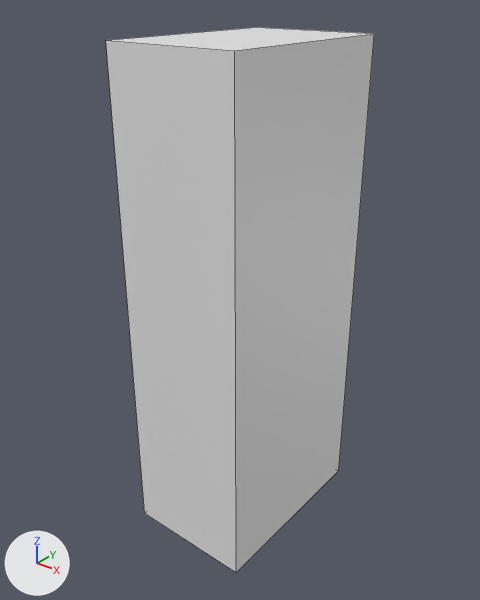
Two versions of the FBX model Assets/Models/Modular Kit/Set Buildings/40x60_Building.fbx, one commit apart.
Before and after are seen from a camera (50 mm lens) standing at (92.7, -174.1, 163.7) and looking at (-21.6, -31.2, 75.1). Lighting does not change. The marker at lower left points along +X, +Y and +Z. Mesh edges are drawn as thin lines.

Script lines for the objects in view, before the commit:
```python
me_cube_001 = bpy.data.meshes.new('Cube.001')
me_cube_001.from_pydata(...)  # a box spanning x -2.0..0.0, y 0.0..2.0, z 0.0..2.0
ob_cube = bpy.data.objects.new('Cube', me_cube_001)
ob_cube.location = (0.0, 0.0, 0.0)
ob_cube.rotation_euler = (1.571, 0.0, 0.0)  # degrees (90, 0, 0)
ob_cube.scale = (20.0, 75.0, 30.0)
```
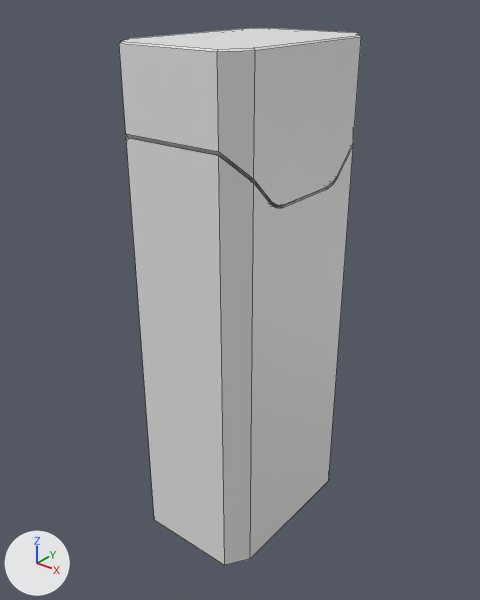
Pixel boxes (x1, y1, x2, y2) of what changed, in the pictures (480 x 600 px):
'Cube', reshaped, rescaled (10% narrower): before (106, 27, 374, 573); after (119, 28, 361, 565)

Edits to the bpy script that builds the scene:
```text
Change me_cube_001:
    used by ob_cube; location = (0.0, 0.0, 0.0); rotation_euler = (1.571, 0.0, 0.0), in degrees (90, 0, 0); scale = (20.0, 75.0, 30.0)
    remove me_cube_001.from_pydata(...)  # 8 vertices, 6 faces; spans x -2.0..0.0, y 0.0..2.0, z 0.0..2.0
    add me_cube_001.from_pydata(...)  # 64 vertices, 43 faces; spans x -40.0..0.0, y 0.0..150.0, z 0.0..60.0
    me_cube_001 part 1: the whole mesh is rebuilt
Change ob_cube:
    ob_cube.scale: (20.0, 75.0, 30.0) -> (1.0, 1.0, 1.0)
```
